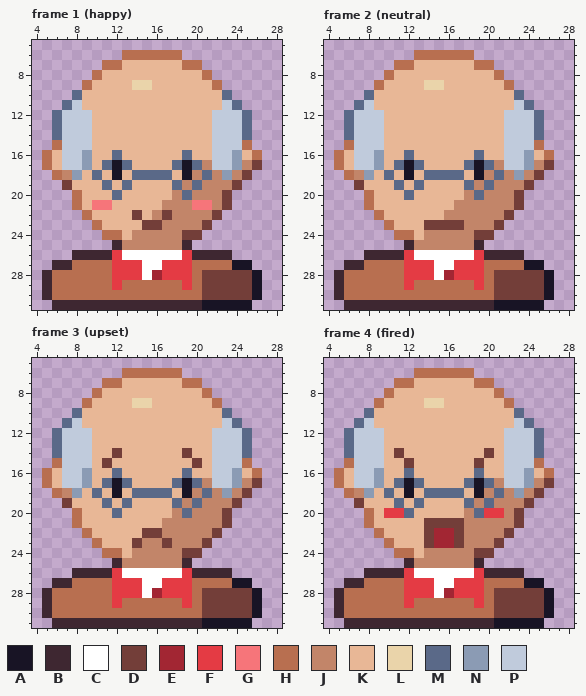
Two versions of one pixel-art file, art/owners/face-owner-zippy.aseprite. The picture above is the old version.
32x32 pixels, 4 frames. Shown: frame 1 (happy): x 4..28, y 5..31; frame 2 (neutral): x 4..28, y 5..31; frame 3 (upset): x 4..28, y 5..31; frame 4 (fired): x 4..28, y 5..31.
Palette (. is transparent): A #181425  B #3e2731  C #ffffff  D #733e39  E #a22633  F #e43b44  G #f6757a  H #b86f50  J #c28569  K #e8b796  L #ead4aa  M #5a6988  N #8b9bb4  P #c0cbdc
Pixels before, frame 1 (happy), first column x 5:
 6 ........HHHHHH........
 7 ......HHKKKKKKHH......
 8 .....HKKKKKKKKKKH.....
 9 ....HKKKKLLKKKKKKH....
10 ...MKKKKKKKKKKKKKKM...
11 ..MPKKKKKKKKKKKKKKPM..
12 .MPPPKKKKKKKKKKKKPPPM.
13 .MPPPKKKKKKKKKKKKPPPM.
14 .MPPPKKKKKKKKKKKKPPPM.
15 .HPPPKKKKKKKKKKKKPPPH.
16 HKPPNKKMKKKKKKMKKPPNKH
17 HKPPNKMAMKKKKMAMJPPNJD
18 .HJNKMKAKMMMMKAJMJNJD.
19 ..DKKKMKMKKKKMJMJJJD..
20 ...HKKKMKKKKKJMJJJD...
21 ...HKGGKKKKKJJJGGJD...
22 ....HKKKKDKJDJJJJD....
23 .....HKKKKDDJJJJD.....
24 ......HHKJJJJJDD......
25 .......BJJJJJJB.......
26 ...BBBBFCCCCCCFBBBB...
27 .BBHHHHFFFCCFFFHHHHAA.
28 BHHHHHHFFFCEFFFHDDDDDA
29 BHHHHHHFHHHHHHFHDDDDDA
30 BHHHHHHHHHHHHHHHDDDDDA
31 .BBBBBBBBBBBBBBBAAAAA.
Pixels before, frame 2 (neutral), first column x 5:
 6 ........HHHHHH........
 7 ......HHKKKKKKHH......
 8 .....HKKKKKKKKKKH.....
 9 ....HKKKKLLKKKKKKH....
10 ...MKKKKKKKKKKKKKKM...
11 ..MPKKKKKKKKKKKKKKPM..
12 .MPPPKKKKKKKKKKKKPPPM.
13 .MPPPKKKKKKKKKKKKPPPM.
14 .MPPPKKKKKKKKKKKKPPPM.
15 .HPPPKKKKKKKKKKKKPPPH.
16 HKPPNKKMKKKKKKMKKPPNKH
17 HKPPNKMAMKKKKMAMJPPNJD
18 .HJNKMKAKMMMMKAJMJNJD.
19 ..DKKKMKMKKKKMJMJJJD..
20 ...HKKKMKKKKKJMJJJD...
21 ...HKKKKKKKKJJJJJJD...
22 ....HKKKKKKJJJJJJD....
23 .....HKKKDDDDJJJD.....
24 ......HHKJJJJJDD......
25 .......BJJJJJJB.......
26 ...BBBBFCCCCCCFBBBB...
27 .BBHHHHFFFCCFFFHHHHAA.
28 BHHHHHHFFFCEFFFHDDDDDA
29 BHHHHHHFHHHHHHFHDDDDDA
30 BHHHHHHHHHHHHHHHDDDDDA
31 .BBBBBBBBBBBBBBBAAAAA.
Pixels before, frame 3 (upset), first column x 5:
 6 ........HHHHHH........
 7 ......HHKKKKKKHH......
 8 .....HKKKKKKKKKKH.....
 9 ....HKKKKLLKKKKKKH....
10 ...MKKKKKKKKKKKKKKM...
11 ..MPKKKKKKKKKKKKKKPM..
12 .MPPPKKKKKKKKKKKKPPPM.
13 .MPPPKKKKKKKKKKKKPPPM.
14 .MPPPKKDKKKKKKDKKPPPM.
15 .HPPPKDKKKKKKKKDKPPPH.
16 HKPPNKKMKKKKKKMKKPPNKH
17 HKPPNKMAMKKKKMAMJPPNJD
18 .HJNKMKAKMMMMKAJMJNJD.
19 ..DKKKMKMKKKKMJMJJJD..
20 ...HKKKMKKKKKJMJJJD...
21 ...HKKKKKKKKJJJJJJD...
22 ....HKKKKKDDJJJJJD....
23 .....HKKKDJJDJJJD.....
24 ......HHKJJJJJDD......
25 .......BJJJJJJB.......
26 ...BBBBFCCCCCCFBBBB...
27 .BBHHHHFFFCCFFFHHHHAA.
28 BHHHHHHFFFCEFFFHDDDDDA
29 BHHHHHHFHHHHHHFHDDDDDA
30 BHHHHHHHHHHHHHHHDDDDDA
31 .BBBBBBBBBBBBBBBAAAAA.
Pixels before, frame 4 (fired), first column x 5:
 6 ........HHHHHH........
 7 ......HHKKKKKKHH......
 8 .....HKKKKKKKKKKH.....
 9 ....HKKKKLLKKKKKKH....
10 ...MKKKKKKKKKKKKKKM...
11 ..MPKKKKKKKKKKKKKKPM..
12 .MPPPKKKKKKKKKKKKPPPM.
13 .MPPPKKKKKKKKKKKKPPPM.
14 .MPPPKDKKKKKKKKDKPPPM.
15 .HPPPKKDKKKKKKDKKPPPH.
16 HKPPNKKMKKKKKKMKKPPNKH
17 HKPPNKMAMKKKKMAMJPPNJD
18 .HJNKMKAKMMMMKAJMJNJD.
19 ..DKKKMKMKKKKMJMJJJD..
20 ...HKFFMKKKKKJMFFJD...
21 ...HKKKKKDDDDJJJJJD...
22 ....HKKKKDEEDJJJJD....
23 .....HKKKDEEDJJJD.....
24 ......HHKJJJJJDD......
25 .......BJJJJJJB.......
26 ...BBBBFCCCCCCFBBBB...
27 .BBHHHHFFFCCFFFHHHHAA.
28 BHHHHHHFFFCEFFFHDDDDDA
29 BHHHHHHFHHHHHHFHDDDDDA
30 BHHHHHHHHHHHHHHHDDDDDA
31 .BBBBBBBBBBBBBBBAAAAA.
New version:
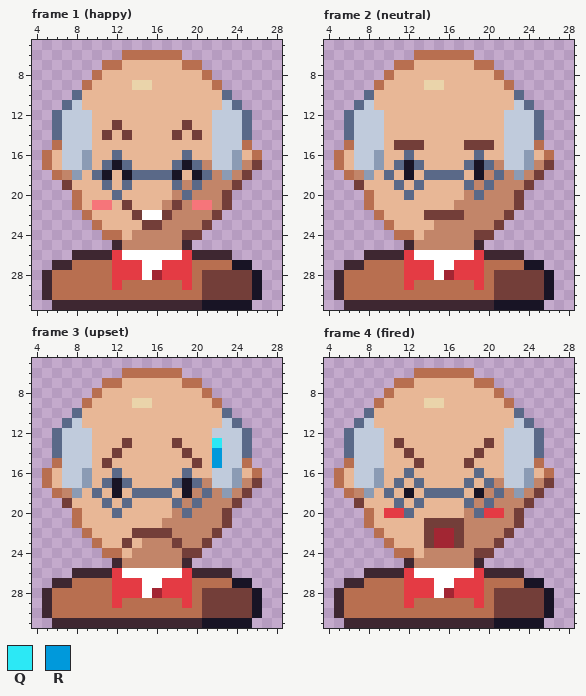
Colours new in this view: Q #2ce8f5  R #0099db
From old to new:
{"where": "frame 1 (happy)"}
{"frame":1,"y":13,"x":12,"old":"K","new":"D"}
{"frame":1,"y":13,"x":19,"old":"K","new":"D"}
{"frame":1,"y":14,"x":11,"old":"K","new":"D"}
{"frame":1,"y":14,"x":13,"old":"K","new":"D"}
{"frame":1,"y":14,"x":18,"old":"K","new":"D"}
{"frame":1,"y":14,"x":20,"old":"K","new":"D"}
{"frame":1,"y":18,"x":11,"old":"KAK","new":"AKA"}
{"frame":1,"y":18,"x":18,"old":"KAJ","new":"AKA"}
{"frame":1,"y":21,"x":13,"old":"K","new":"D"}
{"frame":1,"y":21,"x":18,"old":"J","new":"D"}
{"frame":1,"y":22,"x":15,"old":"KJ","new":"CC"}
{"where": "frame 2 (neutral)"}
{"frame":2,"y":15,"x":11,"old":"KKK","new":"DDD"}
{"frame":2,"y":15,"x":18,"old":"KKK","new":"DDD"}
{"frame":2,"y":22,"x":14,"old":"KKJJ","new":"DDDD"}
{"frame":2,"y":23,"x":14,"old":"DDDD","new":"KJJJ"}
{"where": "frame 3 (upset)"}
{"frame":3,"y":13,"x":13,"old":"K","new":"D"}
{"frame":3,"y":13,"x":18,"old":"K","new":"D"}
{"frame":3,"y":13,"x":22,"old":"P","new":"Q"}
{"frame":3,"y":14,"x":22,"old":"P","new":"R"}
{"frame":3,"y":15,"x":22,"old":"P","new":"R"}
{"frame":3,"y":22,"x":14,"old":"K","new":"D"}
{"frame":3,"y":22,"x":17,"old":"J","new":"D"}
{"frame":3,"y":23,"x":13,"old":"KD","new":"DK"}
{"frame":3,"y":23,"x":17,"old":"DJ","new":"JD"}
{"where": "frame 4 (fired)"}
{"frame":4,"y":13,"x":11,"old":"K","new":"D"}
{"frame":4,"y":13,"x":20,"old":"K","new":"D"}
{"frame":4,"y":14,"x":11,"old":"DK","new":"KD"}
{"frame":4,"y":14,"x":19,"old":"KD","new":"DK"}
{"frame":4,"y":15,"x":12,"old":"DK","new":"KD"}
{"frame":4,"y":15,"x":18,"old":"KD","new":"DK"}
{"frame":4,"y":17,"x":12,"old":"A","new":"K"}
{"frame":4,"y":17,"x":19,"old":"A","new":"K"}
